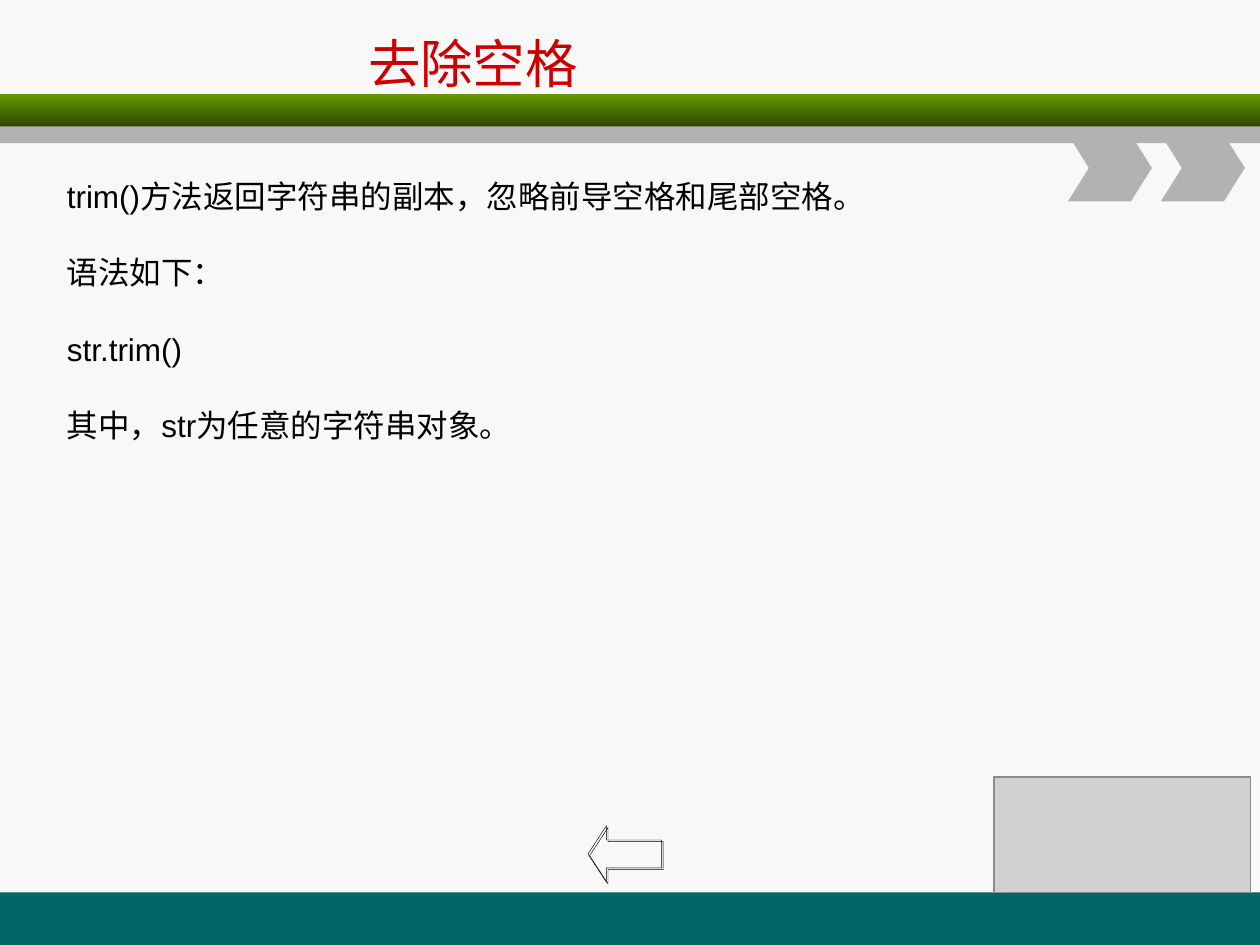
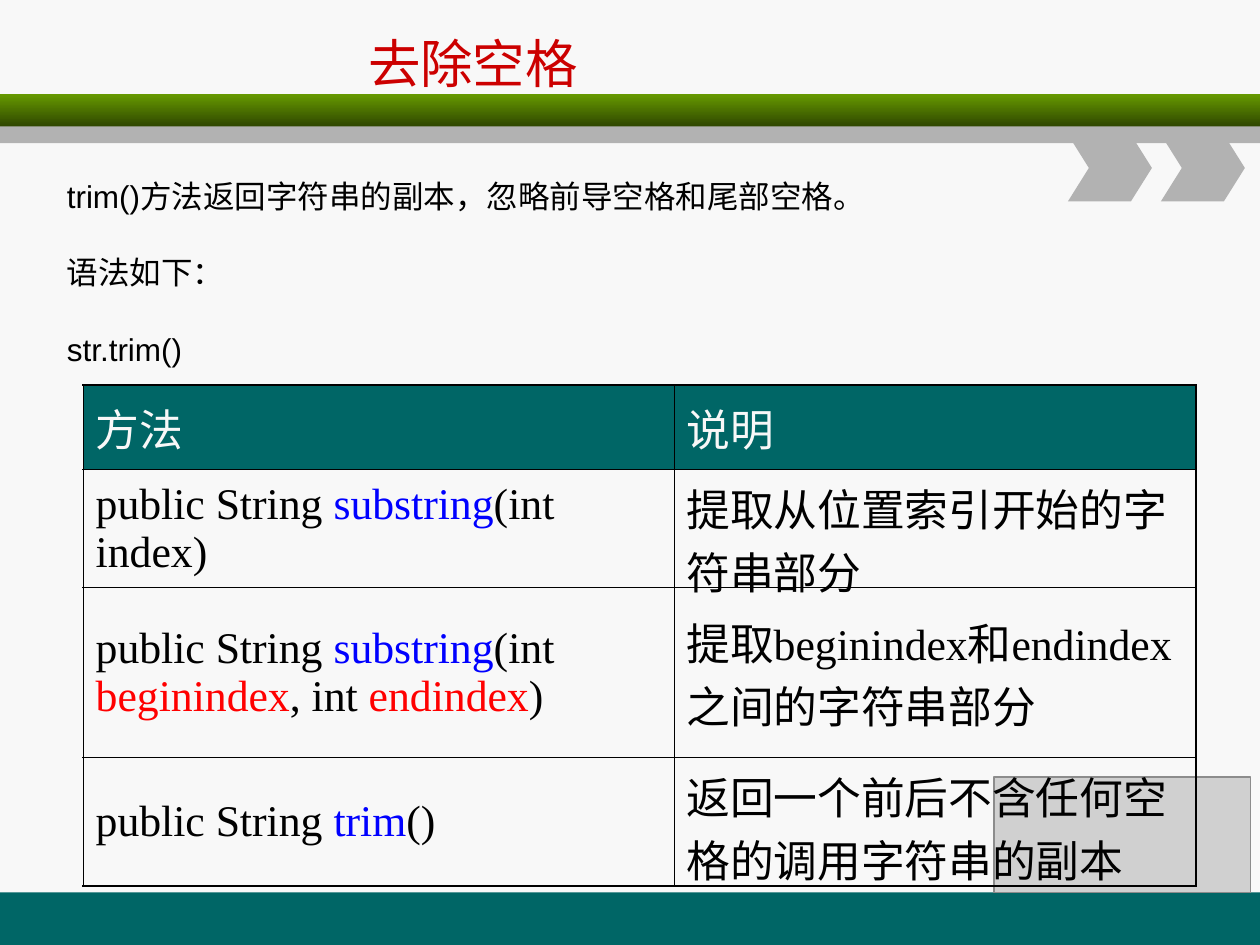
Before and after one commit to christwei/gitDoc, a slide deck: slide 58 of 课件/环宇/java编程基础/A2.ppt (slide 61 before the commit). Drawn at 1260x945 pixels with LibreOffice and Linux fonts; fonts in the diff are those of the drawing; grey boxes stand for pictures. Boxes give left, top, right and bottom in pixels: in the first picture for what was removed or moved away, otherwise in the second. Text is boxed around its words. In the diff, an @@ line names an element or a change of style, - is before the commit and + after.

```diff
--- a/课件/环宇/java编程基础/A2.ppt
+++ b/课件/环宇/java编程基础/A2.ppt
@@ table added at (83, 386, 1196, 892), 4 rows, 2 columns @@
+方法 | 说明
+public String substring(int index) | 提取从位置索引开始的字符串部分
+public String substring(int beginindex, int endindex) | 提取beginindex和endindex之间的字符串部分
+public String trim() | 返回一个前后不含任何空格的调用字符串的副本
@@ text at (67, 410, 511, 440): paragraph removed @@
-其中，str为任意的字符串对象。
@@ left arrow removed at (588, 827, 662, 882) @@
```
Also in this commit, not shown: 13 other slides changed, 1 slide added, 4 slides removed, 22 other files.
